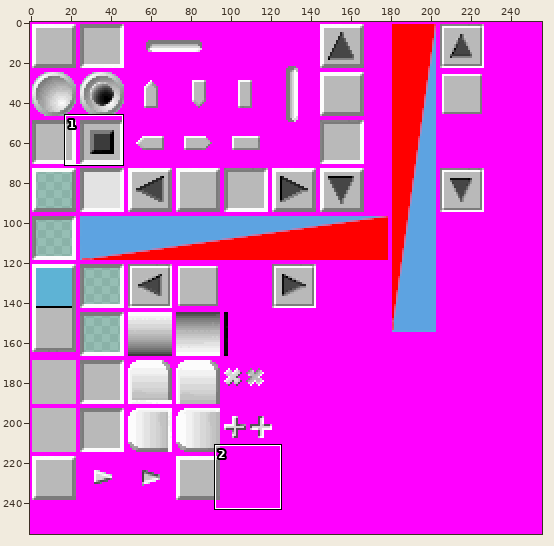
Two states of a sprite sheet, images/GuiDefaultThemeSlt.png. The picture above shows the old version from afar; the outline marks the close-up.
Close-up. First the earlier version:
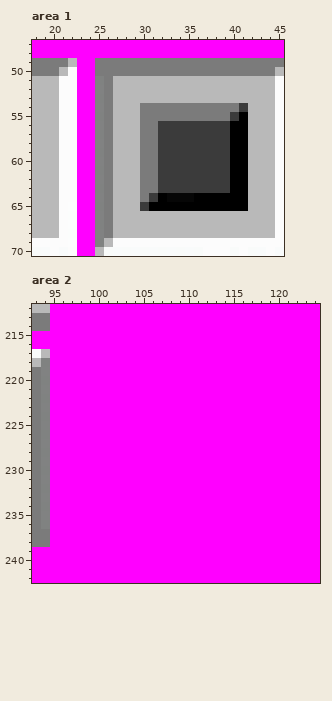
The file is 256x256 pixels. Colours within 5 levels of each other are drawn and written as one. Shown: area 1: x 18..45, y 47..70; area 2: x 93..124, y 212..242.
After the commit:
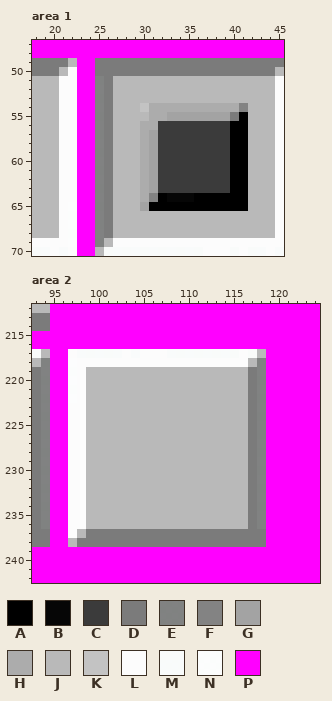
Palette (. is transparent): A #000000  B #060606  C #3b3b3b  D #7b7b7b  E #808080f6  F #838383  G #a3a3a3  H #acacac  J #b9b9b9  K #c3c3c3  L #fcfcfc  M #fffffff1  N #fffffff7  P #ff00ff
Log entry: Actualizamos imagenes del Tema por defecto de la GUI.
The edit:
{"where": "area 1"}
{"y":54,"x":30,"old":"DDDDDDDDDDDC","new":"KHHHHHHHHHHF"}
{"y":55,"x":30,"old":"DDDDDDDDDDC","new":"JHHGGGGGGGD"}
{"y":56,"x":30,"old":"DD","new":"HH"}
{"y":57,"x":30,"old":"DD","new":"HG"}
{"y":58,"x":30,"old":"DD","new":"HG"}
{"y":59,"x":30,"old":"DD","new":"HG"}
{"y":60,"x":30,"old":"DD","new":"HG"}
{"y":61,"x":30,"old":"DD","new":"HG"}
{"y":62,"x":30,"old":"DD","new":"HG"}
{"y":63,"x":30,"old":"DD","new":"HG"}
{"y":64,"x":30,"old":"DC","new":"HF"}
{"y":65,"x":30,"old":"C","new":"G"}
{"where": "area 2"}
{"y":217,"x":97,"old":"PPPPPPPPPPPPPPPPPPPPPP","new":"LMMMMMLMLLLMMMMMMMMLMJ"}
{"y":218,"x":97,"old":"PPPPPPPPPPPPPPPPPPPPPP","new":"NLLLLLLLLLLLLLLLLLLLJE"}
{"y":219,"x":97,"old":"PPPPPPPPPPPPPPPPPPPPPP","new":"NLJJJJJJJJJJJJJJJJJJDE"}
{"y":220,"x":97,"old":"PPPPPPPPPPPPPPPPPPPPPP","new":"NLJJJJJJJJJJJJJJJJJJDE"}
{"y":221,"x":97,"old":"PPPPPPPPPPPPPPPPPPPPPP","new":"NLJJJJJJJJJJJJJJJJJJDE"}
{"y":222,"x":97,"old":"PPPPPPPPPPPPPPPPPPPPPP","new":"NLJJJJJJJJJJJJJJJJJJDE"}
{"y":223,"x":97,"old":"PPPPPPPPPPPPPPPPPPPPPP","new":"LLJJJJJJJJJJJJJJJJJJDE"}
{"y":224,"x":97,"old":"PPPPPPPPPPPPPPPPPPPPPP","new":"LLJJJJJJJJJJJJJJJJJJDE"}
{"y":225,"x":97,"old":"PPPPPPPPPPPPPPPPPPPPPP","new":"LLJJJJJJJJJJJJJJJJJJDE"}
{"y":226,"x":97,"old":"PPPPPPPPPPPPPPPPPPPPPP","new":"LLJJJJJJJJJJJJJJJJJJDE"}
{"y":227,"x":97,"old":"PPPPPPPPPPPPPPPPPPPPPP","new":"LLJJJJJJJJJJJJJJJJJJDE"}
{"y":228,"x":97,"old":"PPPPPPPPPPPPPPPPPPPPPP","new":"LLJJJJJJJJJJJJJJJJJJDE"}
{"y":229,"x":97,"old":"PPPPPPPPPPPPPPPPPPPPPP","new":"LLJJJJJJJJJJJJJJJJJJDE"}
{"y":230,"x":97,"old":"PPPPPPPPPPPPPPPPPPPPPP","new":"LLJJJJJJJJJJJJJJJJJJDE"}
{"y":231,"x":97,"old":"PPPPPPPPPPPPPPPPPPPPPP","new":"LLJJJJJJJJJJJJJJJJJJDE"}
{"y":232,"x":97,"old":"PPPPPPPPPPPPPPPPPPPPPP","new":"LLJJJJJJJJJJJJJJJJJJDE"}
{"y":233,"x":97,"old":"PPPPPPPPPPPPPPPPPPPPPP","new":"LLJJJJJJJJJJJJJJJJJJDE"}
{"y":234,"x":97,"old":"PPPPPPPPPPPPPPPPPPPPPP","new":"LLJJJJJJJJJJJJJJJJJJDE"}
{"y":235,"x":97,"old":"PPPPPPPPPPPPPPPPPPPPPP","new":"LLJJJJJJJJJJJJJJJJJJDE"}
{"y":236,"x":97,"old":"PPPPPPPPPPPPPPPPPPPPPP","new":"LLJJJJJJJJJJJJJJJJJJDE"}
{"y":237,"x":97,"old":"PPPPPPPPPPPPPPPPPPPPPP","new":"LJDDDDDDDDDDDDDDDDDDDD"}
{"y":238,"x":97,"old":"PPPPPPPPPPPPPPPPPPPPPP","new":"JDDDDDDDDDDDDDDDDDDDDD"}
{"label":"changed","picture_box":[140,103,248,211]}
{"label":"changed","picture_box":[68,349,266,547]}
